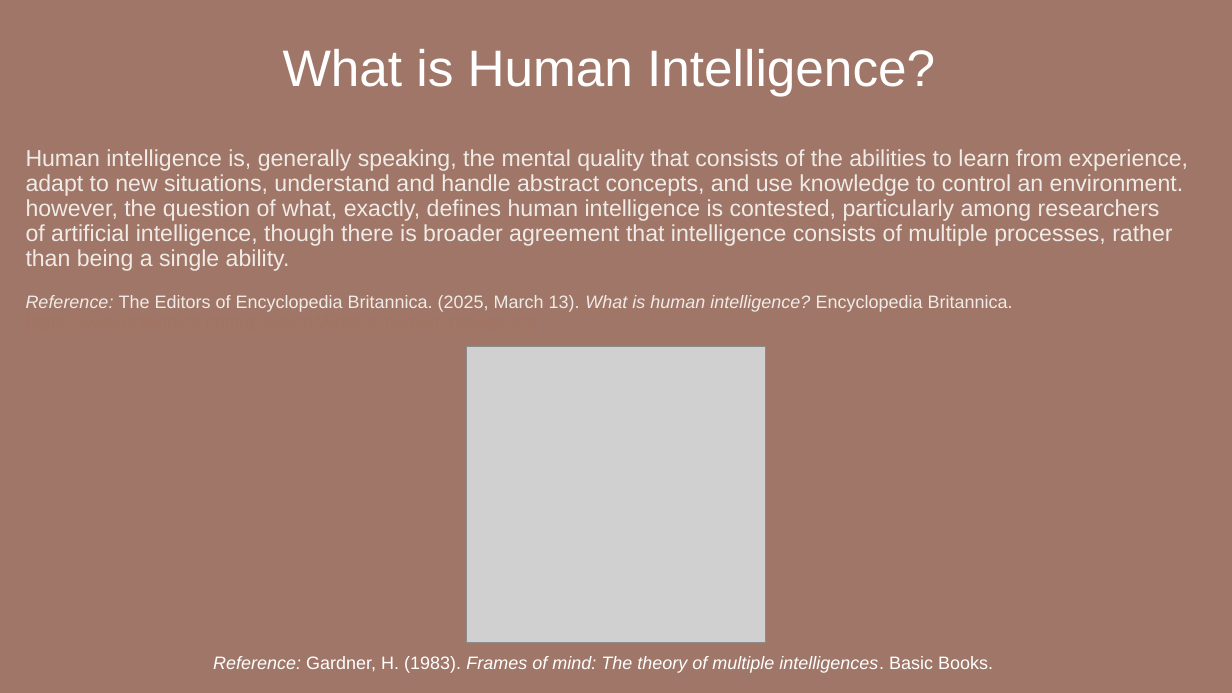
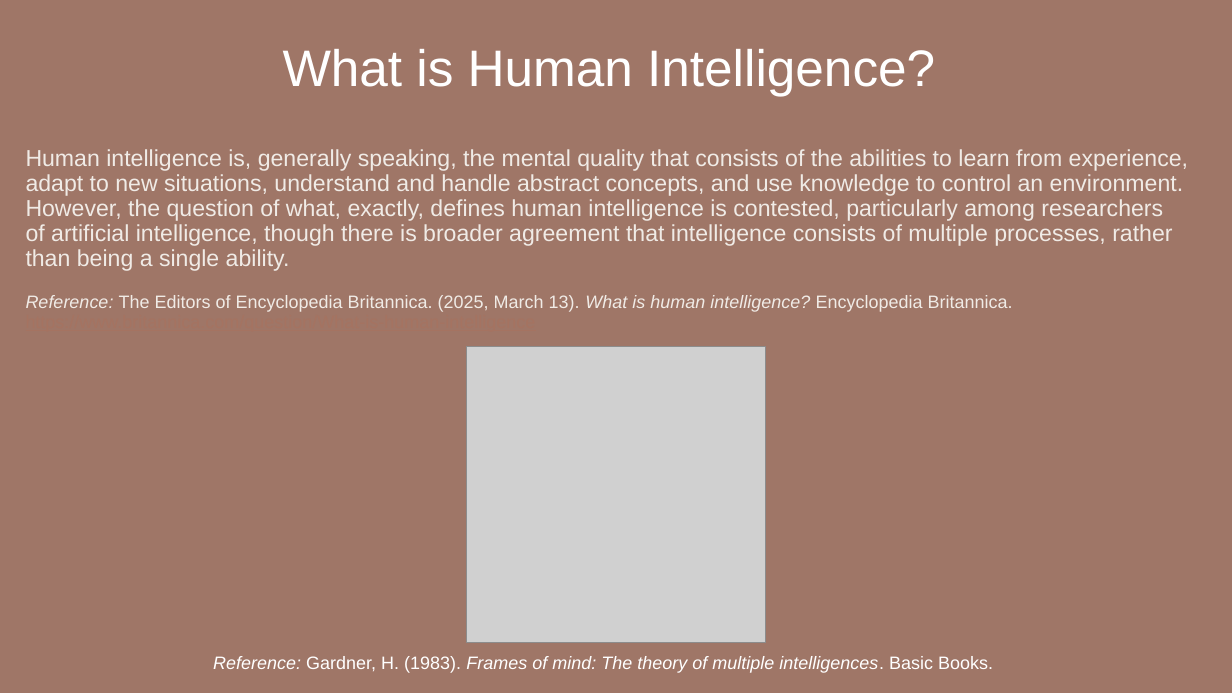
Before and after one commit to gregblast-bot/Csharp-AI-Training-Program, a slide deck: slide 4 of Slides/Artificial_Intelligence_Module0.pptx. Drawn at 1232x693 pixels with LibreOffice and Linux fonts; fonts in the diff are those of the drawing; grey boxes stand for pictures. Boxes give left, top, right and bottom in pixels: in the first picture for what was removed or moved away, otherwise in the second. Text is boxed around its words. In the diff, an @@ line names an element or a change of style, - is before the commit and + after.

```diff
--- a/Slides/Artificial_Intelligence_Module0.pptx
+++ b/Slides/Artificial_Intelligence_Module0.pptx
@@ title at <box>26,149,1188,312</box>: text changed @@
-Human intelligence is, generally speaking, the mental quality that consists of the abilities to learn from experience, adapt to new situations, understand and handle abstract concepts, and use knowledge to control an environment. however, the question of what, exactly, defines human intelligence is contested, particularly among researchers of artificial intelligence, though there is broader agreement that intelligence consists of multiple processes, rather than being a single ability.
-Reference: The Editors of Encyclopedia Britannica. (2025, March 13). What is human intelligence? Encyclopedia Britannica. https://www.britannica.com/question/What-is-human-intelligence
+Human intelligence is, generally speaking, the mental quality that consists of the abilities to learn from experience, adapt to new situations, understand and handle abstract concepts, and use knowledge to control an environment. However, the question of what, exactly, defines human intelligence is contested, particularly among researchers of artificial intelligence, though there is broader agreement that intelligence consists of multiple processes, rather than being a single ability.
+Reference: The Editors of Encyclopedia Britannica. (2025, March 13). What is human intelligence? Encyclopedia Britannica. https://www.britannica.com/question/What-is-human-intelligence
```
Also in this commit, not shown: 1 other slide changed.
